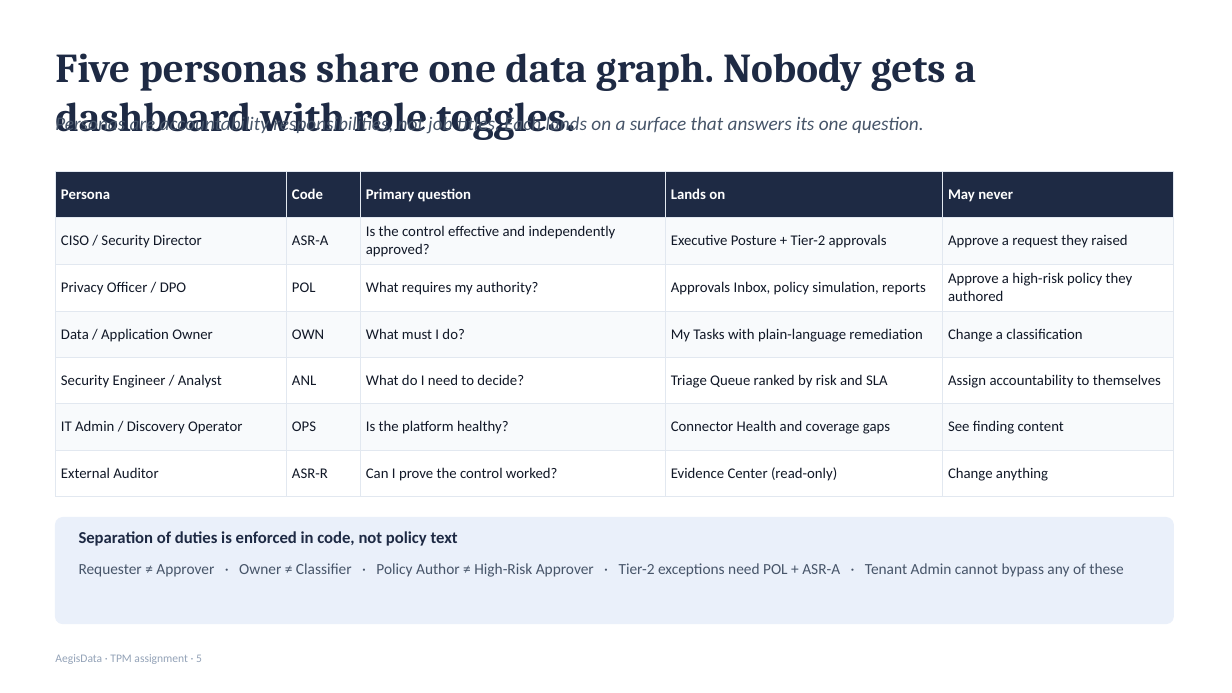
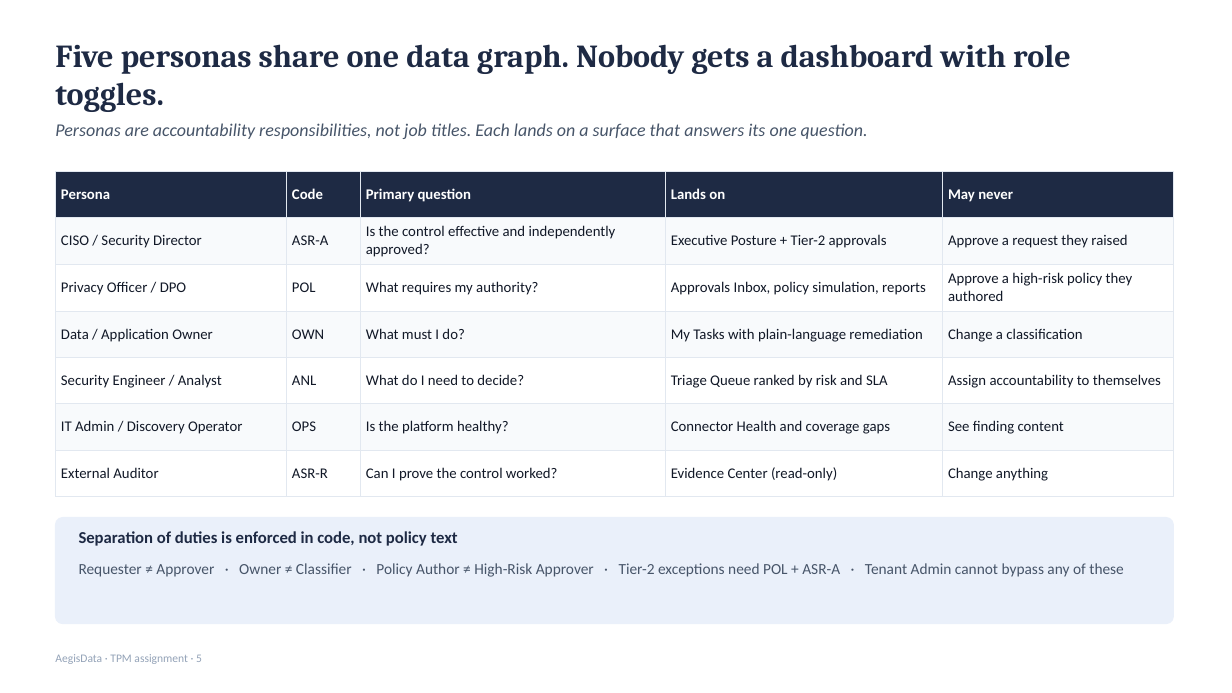
Before and after one commit to Isha1225/aegisdata, a slide deck: slide 5 of deck/AegisData_Deck.pptx. Drawn at 1232x693 pixels with LibreOffice and Linux fonts; fonts in the diff are those of the drawing. Boxes give left, top, right and bottom in pixels: in the first picture for what was removed or moved away, otherwise in the second. Text is boxed around its words. In the diff, an @@ line names an element or a change of style, - is before the commit and + after.

Commit message:
Deck: fix title wrapping and table spacing after visual QA

```diff
--- a/deck/AegisData_Deck.pptx
+++ b/deck/AegisData_Deck.pptx
@@ text "Five personas share one data ..." at box(55, 44, 1070, 112): size 32 to 25 pt; vertical alignment top to middle @@
@@ text "Personas are accountability responsibilities, not ...": place and size @@
-text "Personas are accountability responsibilities, not ..." at box(55, 114, 924, 135)
+text "Personas are accountability responsibilities, not ..." at box(55, 123, 868, 139)
@@ text "Personas are accountability responsibilities, not ..." at box(55, 123, 868, 139): size 15 to 14 pt @@
```
Also in this commit, not shown: 13 other slides changed, 1 other file.
